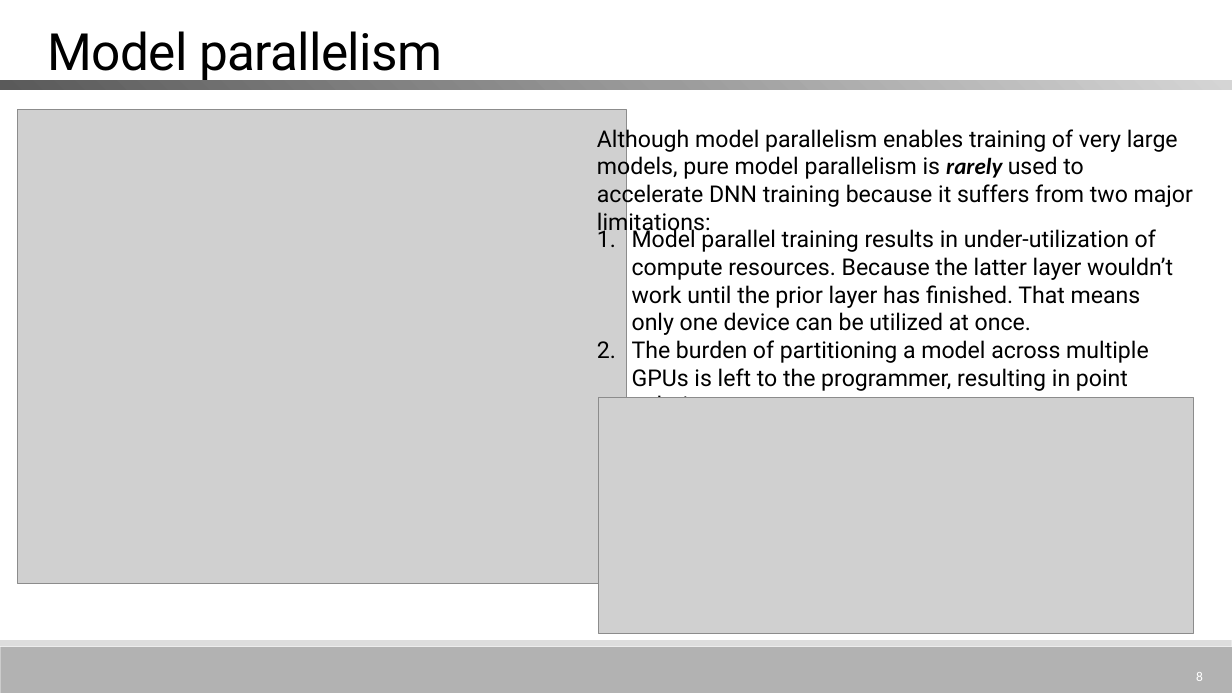
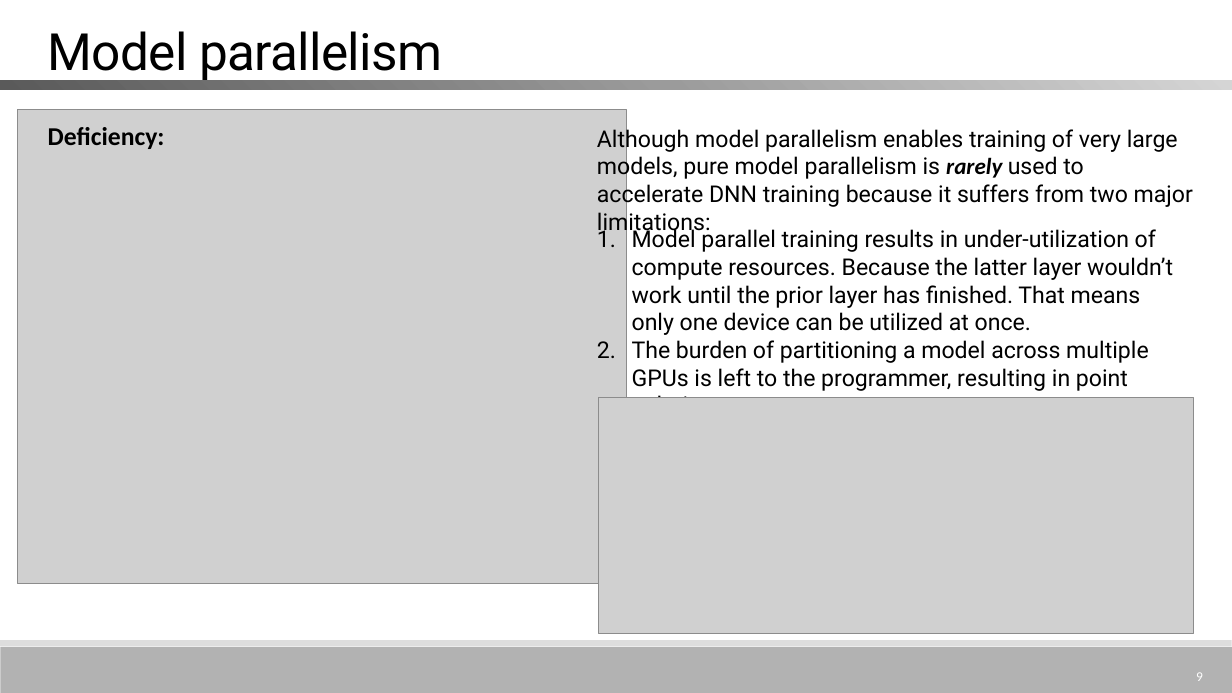
Before and after one commit to MitchellX/RecordCommand, a slide deck: slide 9 of GPipe.pptx (slide 8 before the commit). Drawn at 1232x693 pixels with LibreOffice and Linux fonts; fonts in the diff are those of the drawing; grey boxes stand for pictures. Boxes give left, top, right and bottom in pixels: in the first picture for what was removed or moved away, otherwise in the second. Text is boxed around its words. In the diff, an @@ line names an element or a change of style, - is before the commit and + after.

```diff
--- a/GPipe.pptx
+++ b/GPipe.pptx
@@ text added at bbox=[48, 127, 165, 149], 20 pt, text #000000, bold @@
+Deficiency:
@@ page number at bbox=[1196, 672, 1203, 681]: text changed @@
-8
+9
```
Also in this commit, not shown: 10 other slides changed, 17 slides added, 12 slides removed.
